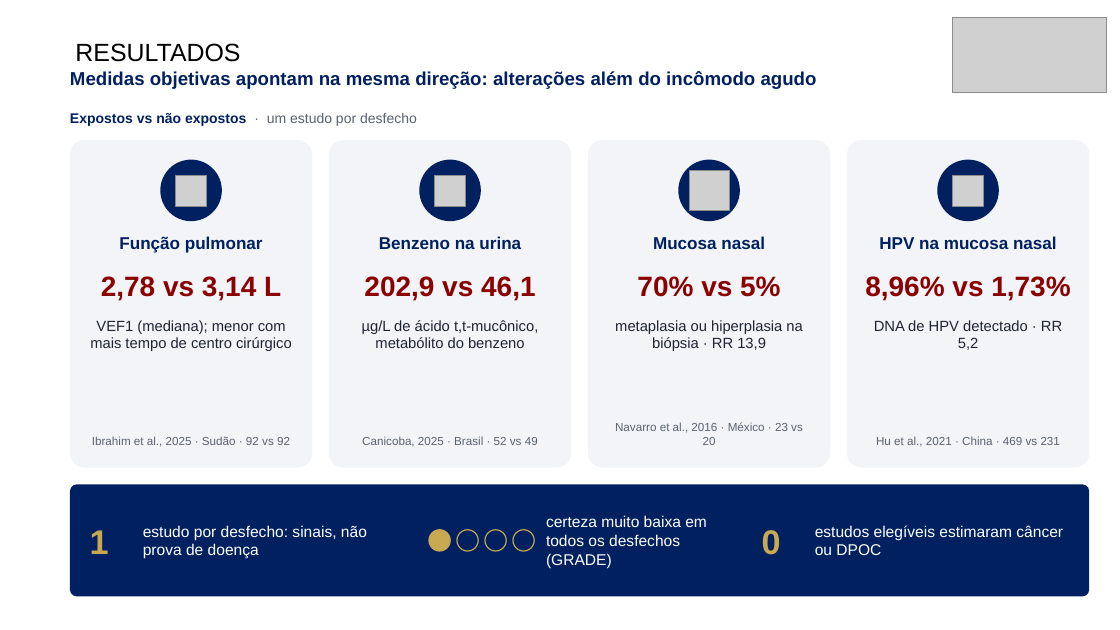
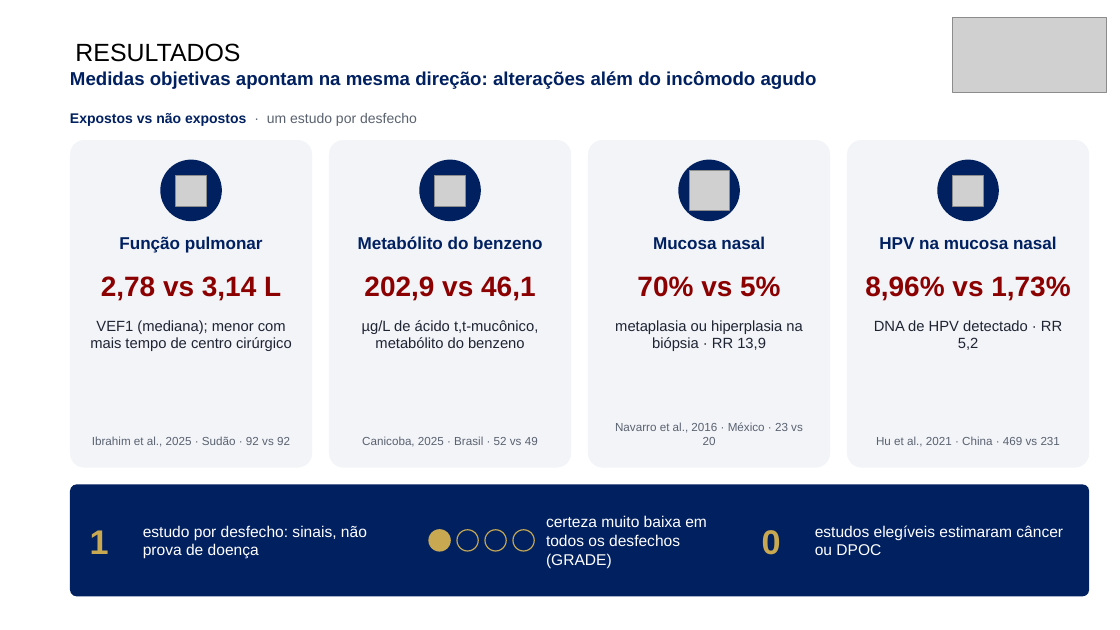
Before and after one commit to ravibuzz/IC-fumaca, a slide deck: slide 9 of apresentacao/SEMICA_Fumaca_Cirurgica_Baccaro_ENXUTA.pptx. Drawn at 1120x630 pixels with LibreOffice and Linux fonts; fonts in the diff are those of the drawing; grey boxes stand for pictures; background and template pictures are left out. Boxes give left, top, right and bottom in pixels: in the first picture for what was removed or moved away, otherwise in the second. Text is boxed around its words. In the diff, an @@ line names an element or a change of style, - is before the commit and + after.

```diff
--- a/apresentacao/SEMICA_Fumaca_Cirurgica_Baccaro_ENXUTA.pptx
+++ b/apresentacao/SEMICA_Fumaca_Cirurgica_Baccaro_ENXUTA.pptx
@@ text at (358,236,542,249): text changed @@
-Benzeno na urina
+Metabólito do benzeno
```
Also in this commit, not shown: 6 other slides changed, 4 other files.
